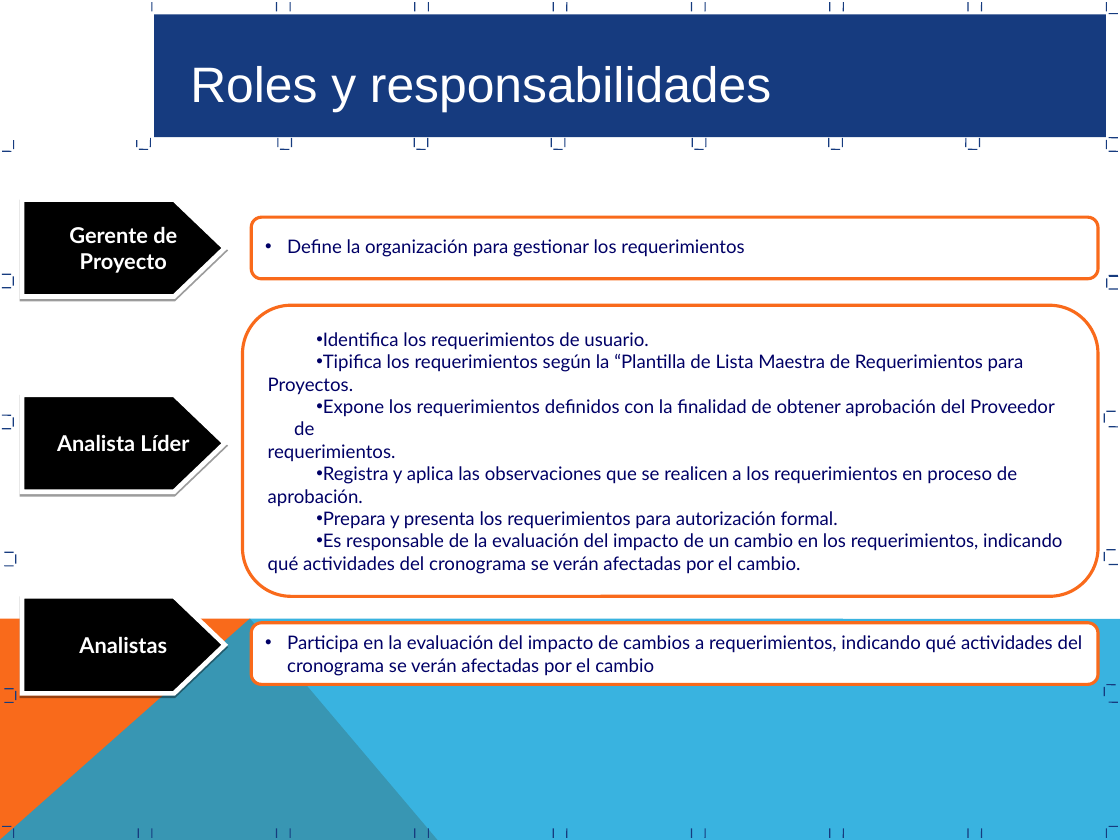
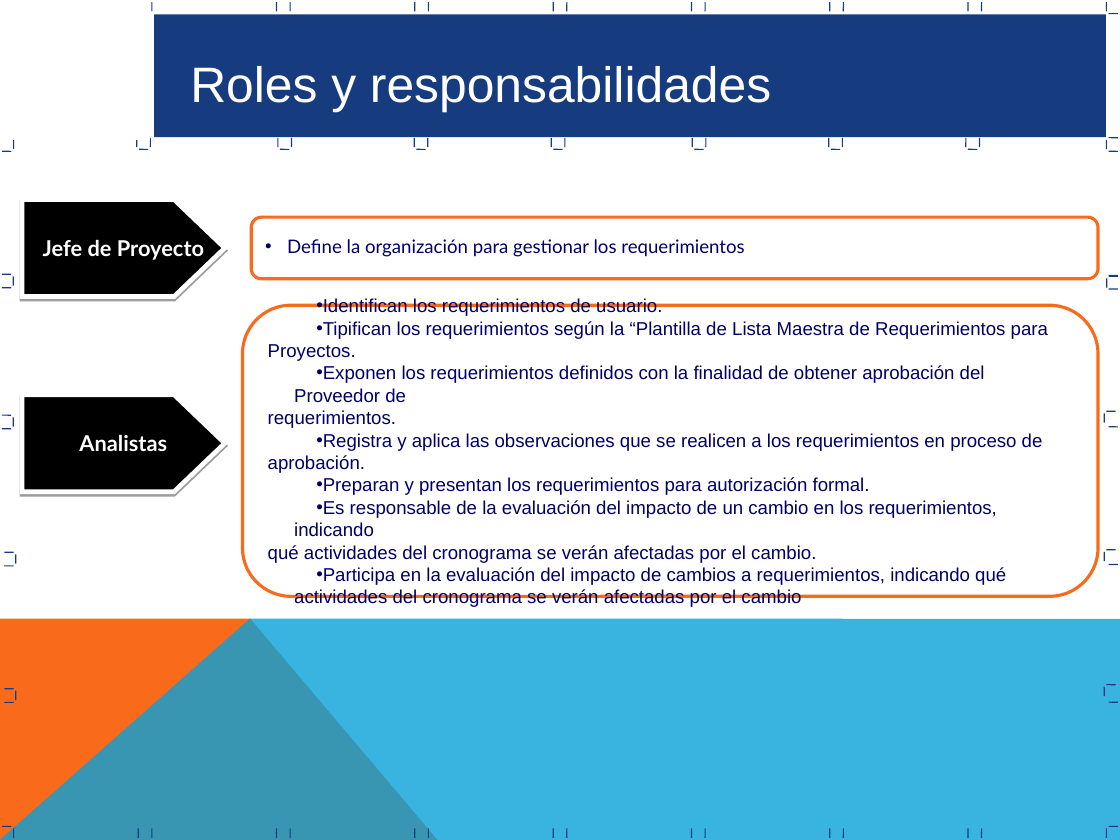
Before and after one commit to JMitac/Calculadora, a slide deck: slide 9 of Area de Proceso REQM/Proceso Gestion Requerimientos REQM.ppt. Drawn at 1120x840 pixels with LibreOffice and Linux fonts; fonts in the diff are those of the drawing. Boxes give left, top, right and bottom in pixels: in the first picture for what was removed or moved away, otherwise in the second. Text is boxed around its words. In the diff, an @@ line names an element or a change of style, - is before the commit and + after.

Commit message:
revisado procesogestion_requerimientosppt

```diff
--- a/Area de Proceso REQM/Proceso Gestion Requerimientos REQM.ppt
+++ b/Area de Proceso REQM/Proceso Gestion Requerimientos REQM.ppt
@@ text in freeform shape at <box>43,240,204,260</box>: text changed @@
-Gerente de Proyecto
+Jefe de Proyecto
@@ text in rounded rectangle at <box>316,298,1048,339</box>: text changed; font Lato to Arial @@
-• Identifica los requerimientos de usuario.
-• Tipifica los requerimientos según la “Plantilla de Lista Maestra de Requerimientos para
+• Identifican los requerimientos de usuario.
+• Tipifican los requerimientos según la “Plantilla de Lista Maestra de Requerimientos para
@@ text in rounded rectangle at <box>268,344,1043,563</box>: font Lato to Arial in "Proyectos.", "requerimientos.", "Registra y aplica las observaciones que se ...", "aprobación." and 2 more places @@
@@ text in rounded rectangle at <box>294,365,985,403</box>: text changed; font Lato to Arial @@
-• Expone los requerimientos definidos con la finalidad de obtener aprobación del Proveedor de
+• Exponen los requerimientos definidos con la finalidad de obtener aprobación del Proveedor de
@@ text in freeform shape at <box>79,434,167,451</box>: text changed @@
-Analista Líder
+Analistas
@@ text in rounded rectangle at <box>316,477,870,495</box>: text changed; font Lato to Arial @@
-• Prepara y presenta los requerimientos para autorización formal.
+• Preparan y presentan los requerimientos para autorización formal.
@@ text in rounded rectangle at <box>294,567,1006,607</box>: paragraph added @@
+• Participa en la evaluación del impacto de cambios a requerimientos, indicando qué actividades del cronograma se verán afectadas por el cambio
@@ freeform shape removed at <box>22,596,225,693</box> @@
-Analistas
@@ rounded rectangle removed at <box>251,623,1098,684</box> @@
-• Participa en la evaluación del impacto de cambios a requerimientos, indicando qué actividades del cronograma se verán afectadas por el cambio
```
Also in this commit, not shown: 2 other slides changed, 1 slide added.
